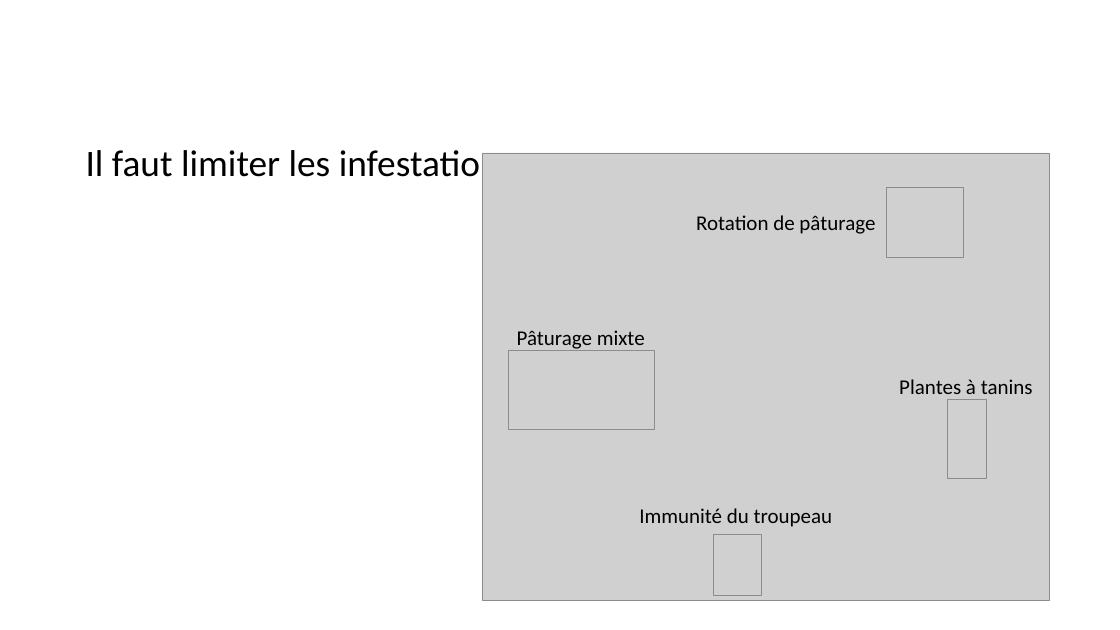
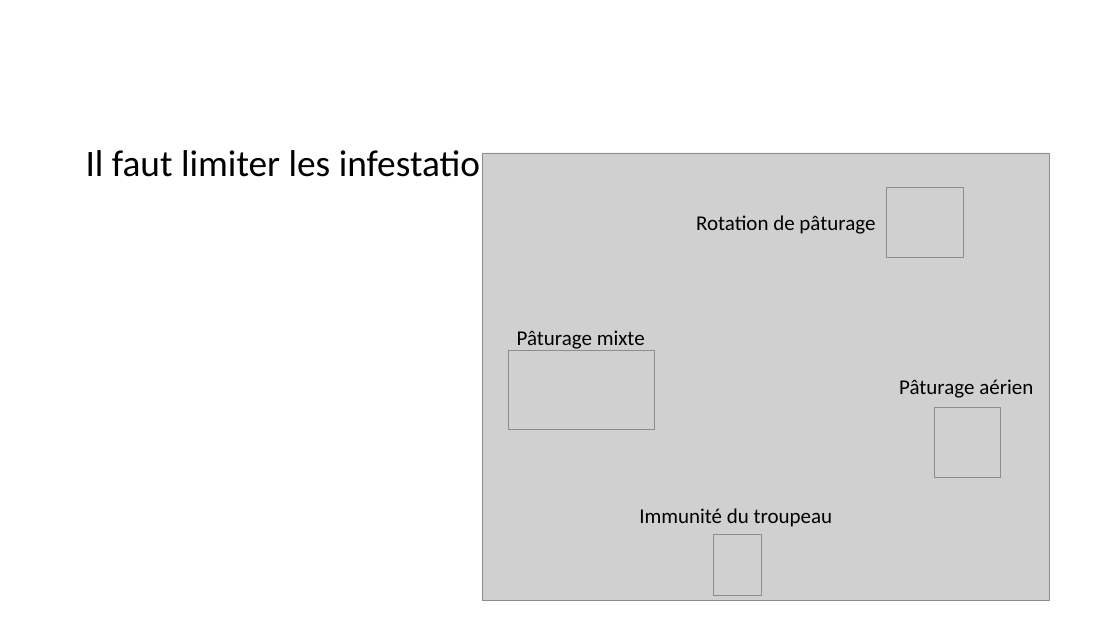
Before and after one commit to michelange2008/parasitlab, a slide deck: slide 11 of storage/app/public/img/resist/Resistance.pptx. Drawn at 1120x630 pixels with LibreOffice and Linux fonts; fonts in the diff are those of the drawing; grey boxes stand for pictures. Boxes give left, top, right and bottom in pixels: in the first picture for what was removed or moved away, otherwise in the second. Text is boxed around its words. In the diff, an @@ line names an element or a change of style, - is before the commit and + after.

Commit message:
modif ppt resistances

```diff
--- a/storage/app/public/img/resist/Resistance.pptx
+++ b/storage/app/public/img/resist/Resistance.pptx
@@ text at bbox=[899, 379, 1033, 398]: text changed @@
-Plantes à tanins
+Pâturage aérien
@@ picture: place and size @@
-picture at bbox=[948, 399, 987, 479]
+picture at bbox=[935, 408, 1001, 477]
```
Also in this commit, not shown: 2 other files.
